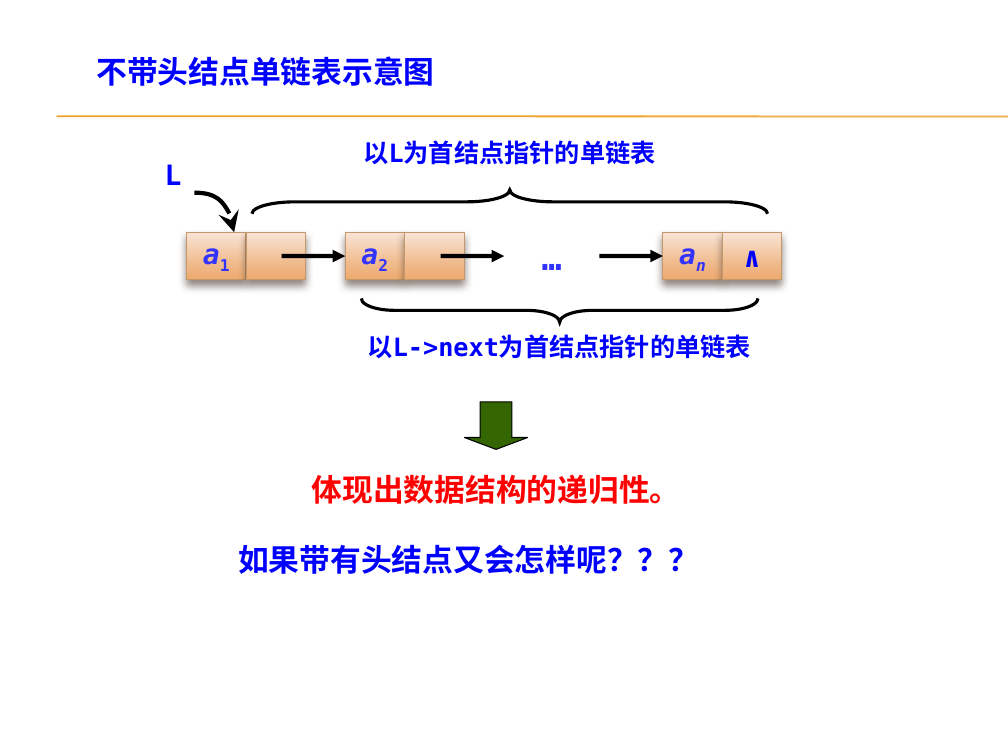
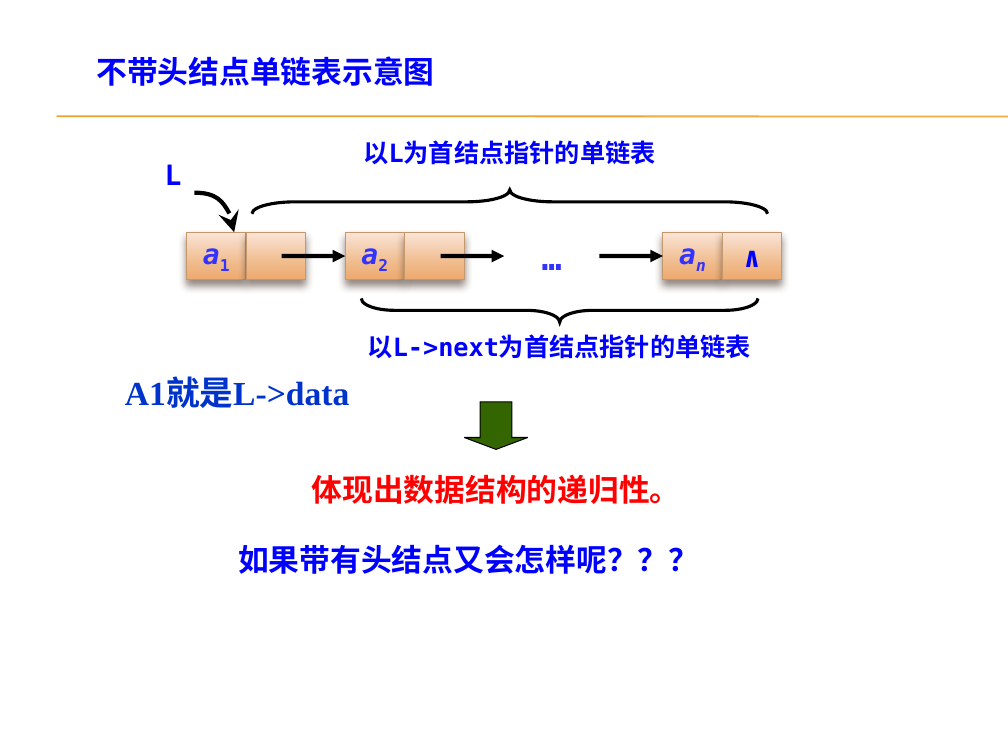
Before and after one commit to AllenW1116/Cpp-algorithm, a slide deck: slide 7 of 课程ppt/第2章 递归算法设计技术.pptx. Drawn at 1008x756 pixels with LibreOffice and Linux fonts; fonts in the diff are those of the drawing; background and template pictures are left out. Boxes give left, top, right and bottom in pixels: in the first picture for what was removed or moved away, otherwise in the second. Text is boxed around its words. In the diff, an @@ line names an element or a change of style, - is before the commit and + after.

```diff
--- a/课程ppt/第2章 递归算法设计技术.pptx
+++ b/课程ppt/第2章 递归算法设计技术.pptx
@@ text added at (x1=125, y1=378, x2=349, y2=408), 24 pt, text #0033CC, bold @@
+A1就是L->data
```
Also in this commit, not shown: 4 other slides changed, 11 slides removed, 13 other files.
